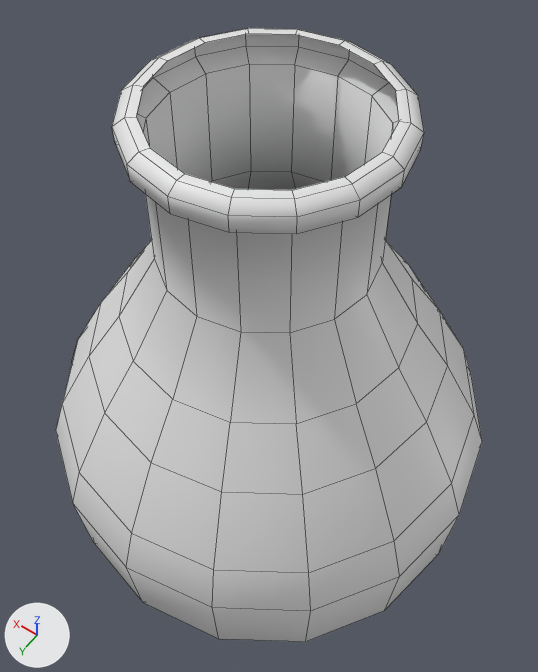
Before and after pictures for a commit that changed the FBX model Assets/Environment/Models/ST_Jar_B.fbx.
Camera for both pictures: a 50 mm lens placed at (-0.169, 0.236, 0.652), pointed at (0.015, -0.022, 0.246). The lights are fixed; the arrows at lower left show +X, +Y and +Z. Mesh edges are drawn as thin lines.

Objects in the first picture: 'ST_Jar_B'.
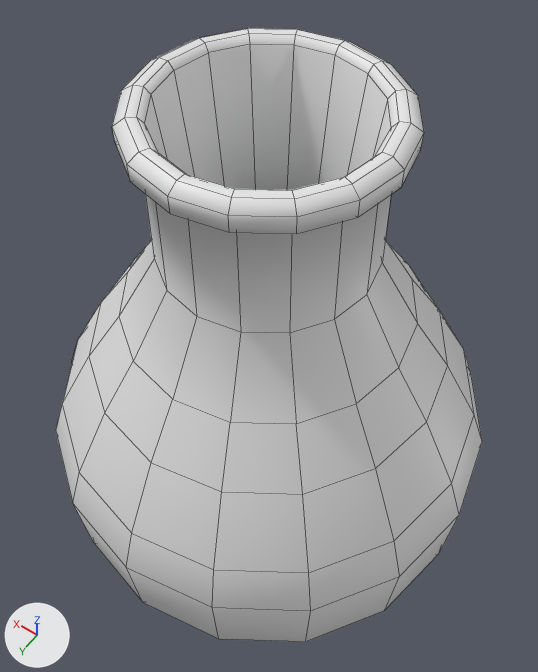
Where the newer file only moved an object's origin or applied its transform, the numbers keep the older frame.

Changed parts and their boxes [x1, y1, x2, y2] in the pictures (538 x 672 px):
part 1 of me_mesh, added
    after: [136, 34, 399, 190]

The edits, one by one:
me_mesh is used by ob_st_jar_b; location (0.0, 0.0, 0.0).
me_mesh had 225 vertices, 224 faces and spanned x -0.149..0.149, y -0.149..0.149, z 0.0..0.451.
me_mesh now has 306 vertices, 320 faces and spans x -0.149..0.149, y -0.149..0.149, z 0.0..0.451.
Part 1, on me_mesh:
65 vertices are added at x -0.103..0.103, y -0.103..0.103, z 0.032..0.447.
16 new vertices lie (0.0, 0.0, 0.103) away from vertices in x -0.103..0.103, y -0.103..0.103, z 0.138.
96 new faces join them.
